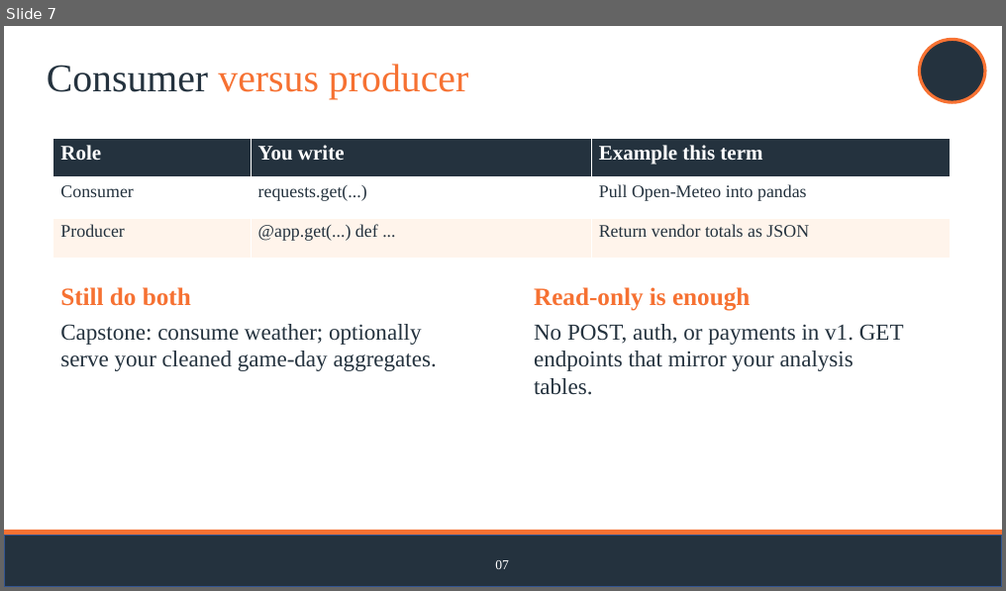
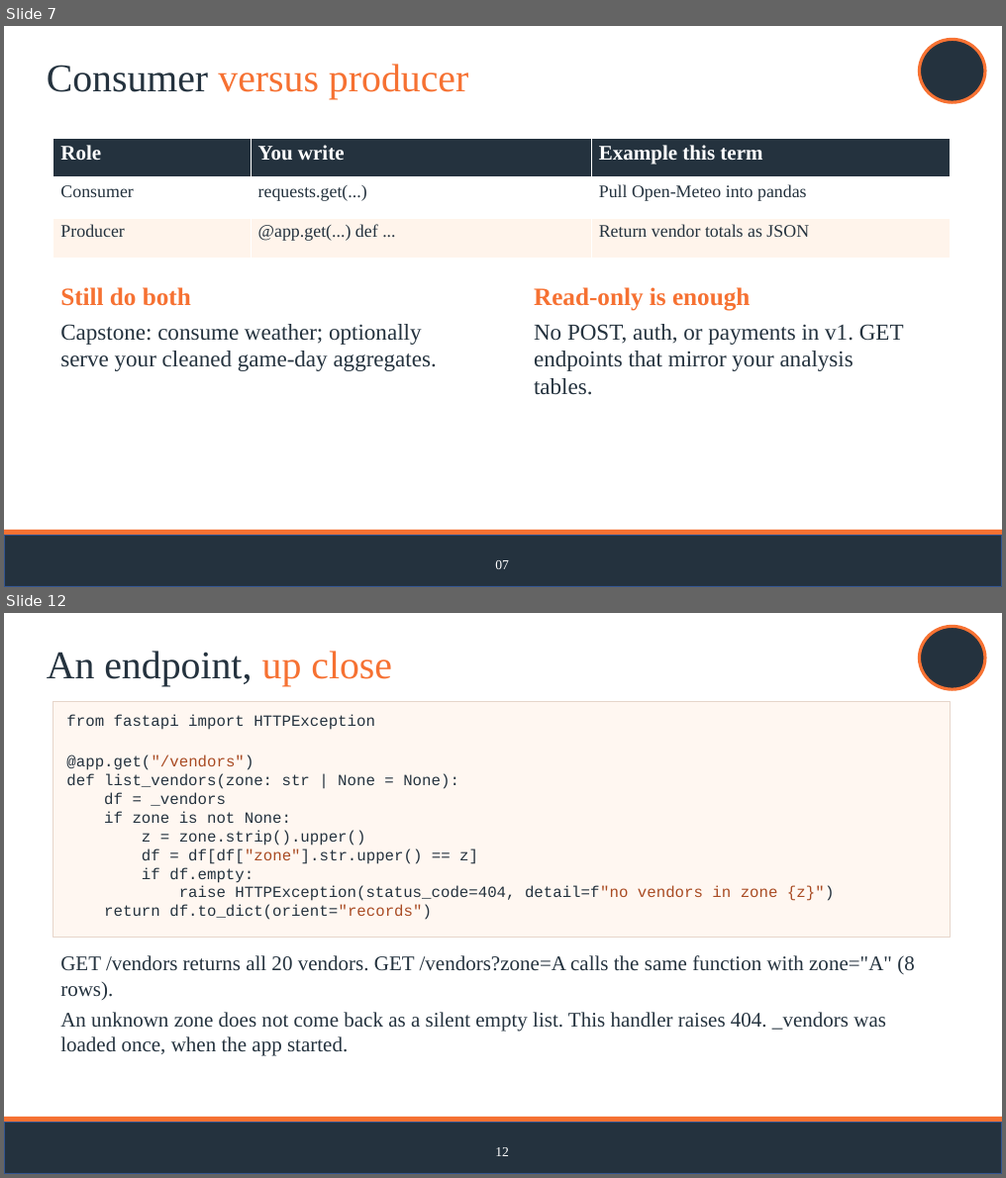
Before and after one commit to jasontpv/DS2002FA26, a slide deck: notebooks/08-capstone-gameday/DS2002 Build Your Own API.pptx. Shown one above the other, each under a label of ours: slide 7 before the commit, slides 7 and 12 after it; the slides between them are not shown. The pictures are 1006x591 and 1006x1178 pixels, drawn with LibreOffice and Linux fonts; fonts in the diff are those of the drawing; background and template pictures are left out. Boxes give left, top, right and bottom in pixels: in the first picture for what was removed or moved away, otherwise in the second. Text is boxed around its words. In the diff, an @@ line names an element or a change of style, - is before the commit and + after.

```diff
--- a/notebooks/08-capstone-gameday/DS2002 Build Your Own API.pptx
+++ b/notebooks/08-capstone-gameday/DS2002 Build Your Own API.pptx
@@ slide 12 added at [4, 613, 1002, 1174], background #FFFFFF; not listed: 3 template elements that a slide beside it also shows @@
@@ title added at [47, 651, 392, 686], 37.9 pt, text #24323E @@
+An endpoint, up close
@@ rectangle added at [54, 701, 950, 937], fill #FFF7F1, outline #E6D5CA 0.75 pt, 15 pt, text #24323E @@
+from fastapi import HTTPException
+@app.get("/vendors")
+def list_vendors(zone: str | None = None):
+df = _vendors
+if zone is not None:
+z = zone.strip().upper()
+df = df[df["zone"].str.upper() == z]
+if df.empty:
+raise HTTPException(status_code=404, detail=f"no vendors in zone {z}")
+return df.to_dict(orient="records")
@@ text added at [60, 956, 915, 1057], 20 pt, text #24323E @@
+GET /vendors returns all 20 vendors. GET /vendors?zone=A calls the same function with zone="A" (8 rows).
+An unknown zone does not come back as a silent empty list. This handler raises 404. _vendors was loaded once, when the app started.
@@ text added at [495, 1148, 509, 1157], 13 pt, text #FFFFFF @@
+12
```
Also in this commit, not shown: 8 slides changed, 4 other slides added, 1 slide removed, 5 other files.
